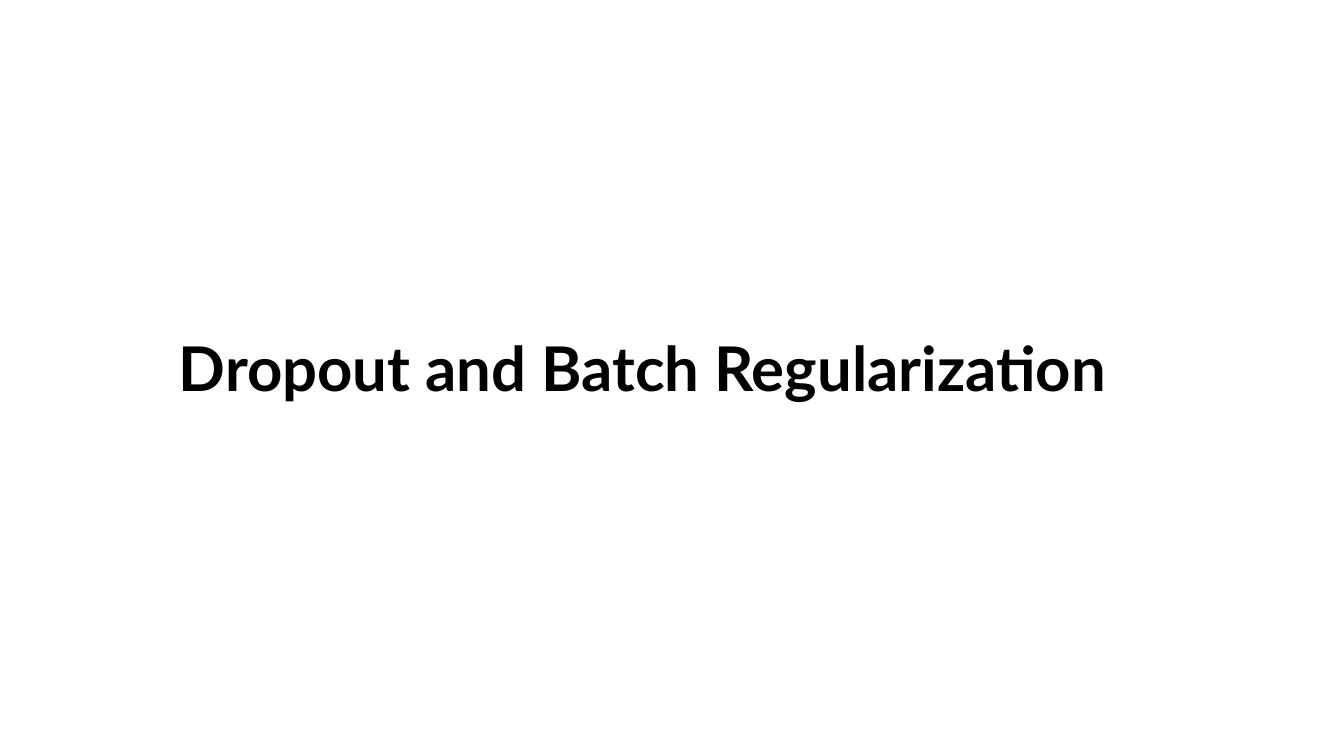
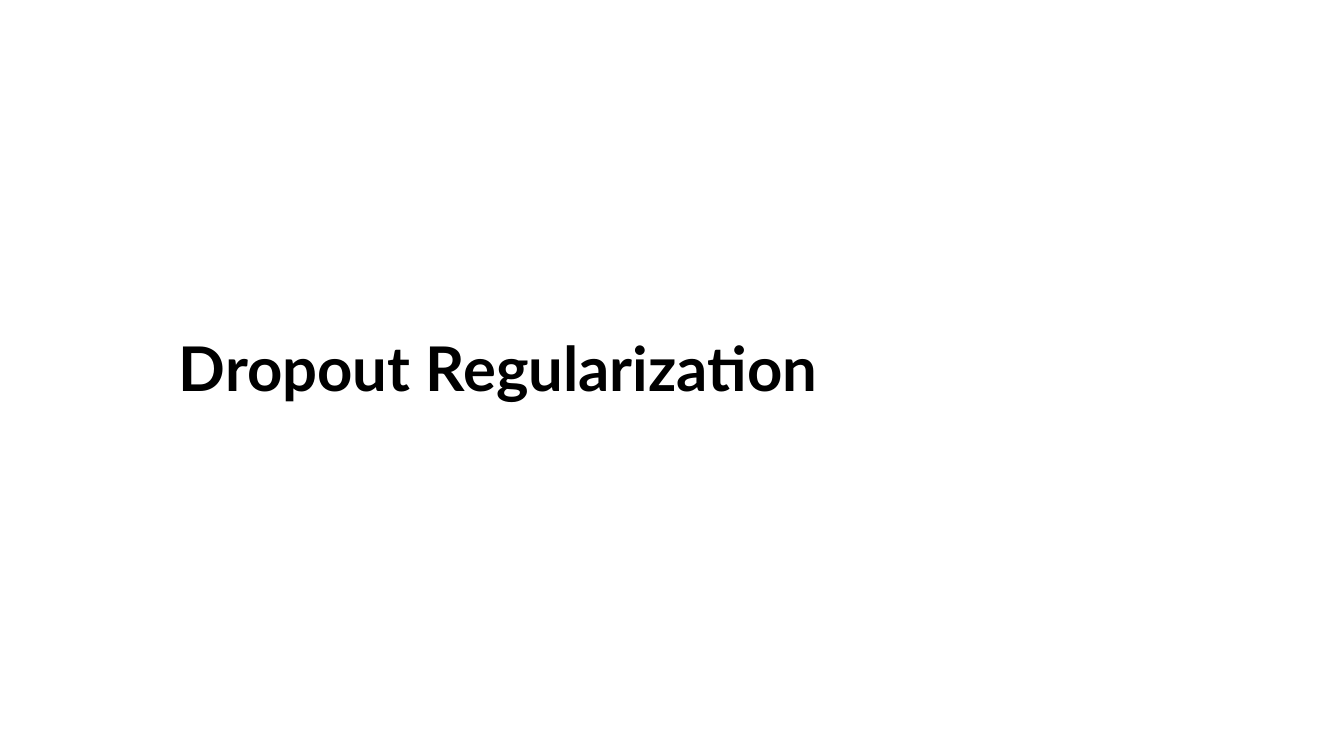
Before and after one commit to StephenElston/CSCI-E25, a slide deck: slide 52 of Slides/7_RegularizationAndOptimization.pptx (slide 62 before the commit). Drawn at 1344x756 pixels with LibreOffice and Linux fonts; fonts in the diff are those of the drawing. Boxes give left, top, right and bottom in pixels: in the first picture for what was removed or moved away, otherwise in the second. Text is boxed around its words. In the diff, an @@ line names an element or a change of style, - is before the commit and + after.

```diff
--- a/Slides/7_RegularizationAndOptimization.pptx
+++ b/Slides/7_RegularizationAndOptimization.pptx
@@ subtitle at (179, 345, 818, 402): text changed @@
-Dropout and Batch Regularization
+Dropout Regularization
```
Also in this commit, not shown: 11 other slides changed, 21 slides added.
